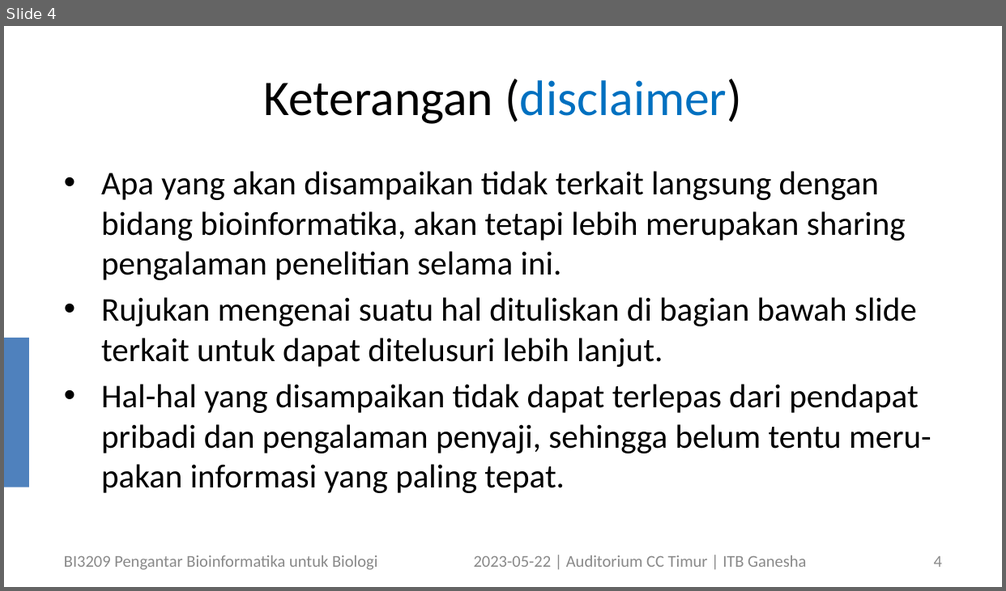
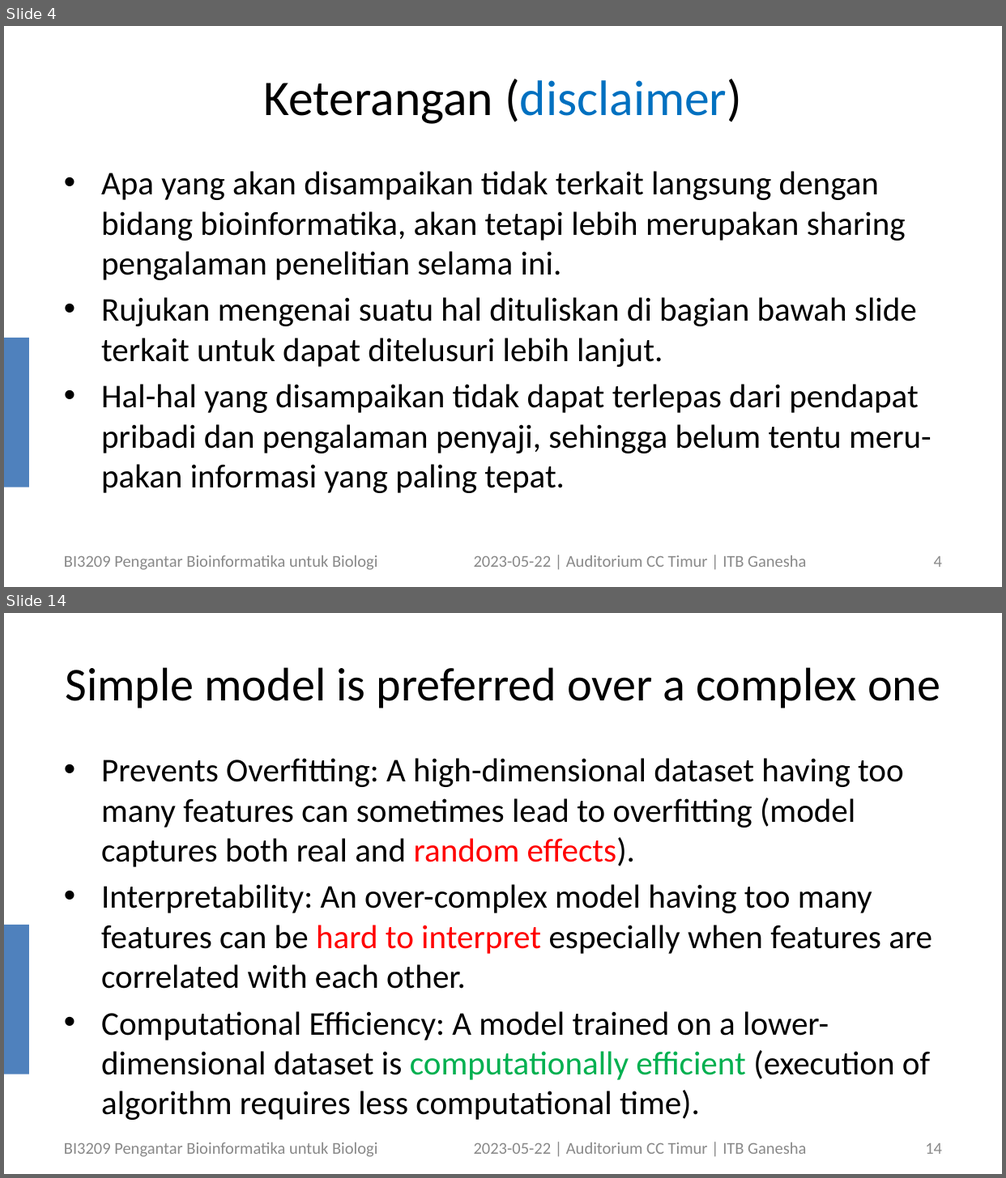
Before and after one commit to dudung/bi3209-00, a slide deck: 17/bi3209_bioinformatics_student_symposium_202305122_v1.pptx. Shown one above the other, each under a label of ours: slide 4 before the commit, slides 4 and 14 after it; the slides between them are not shown. The pictures are 1006x591 and 1006x1178 pixels, drawn with LibreOffice and Linux fonts; fonts in the diff are those of the drawing. Boxes give left, top, right and bottom in pixels: in the first picture for what was removed or moved away, otherwise in the second. Text is boxed around its words. In the diff, an @@ line names an element or a change of style, - is before the commit and + after.

```diff
--- a/17/bi3209_bioinformatics_student_symposium_202305122_v1.pptx
+++ b/17/bi3209_bioinformatics_student_symposium_202305122_v1.pptx
@@ slide 14 added at [4,613,1002,1174], background #FFFFFF; not listed: 1 template element that a slide beside it also shows @@
@@ title added at [65,667,940,709], 34 pt, text #000000 @@
+Simple model is preferred over a complex one
@@ text added at [101,758,932,1120], 24 pt, text #000000 @@
+• Prevents Overfitting: A high-dimensional dataset having too many features can sometimes lead to overfitting (model captures both real and random effects).
+• Interpretability: An over-complex model having too many features can be hard to interpret especially when features are correlated with each other.
+• Computational Efficiency: A model trained on a lower-dimensional dataset is computationally efficient (execution of algorithm requires less computational time).
@@ text added at [64,1143,378,1157], 12 pt, text #898989 @@
+BI3209 Pengantar Bioinformatika untuk Biologi
@@ text added at [474,1143,806,1154], 12 pt, text #898989 @@
+2023-05-22 | Auditorium CC Timur | ITB Ganesha
@@ page number added at [925,1144,942,1154], 12 pt, text #8C8C8C @@
+14
```
Also in this commit, not shown: 4 slides changed, 6 other slides added.
